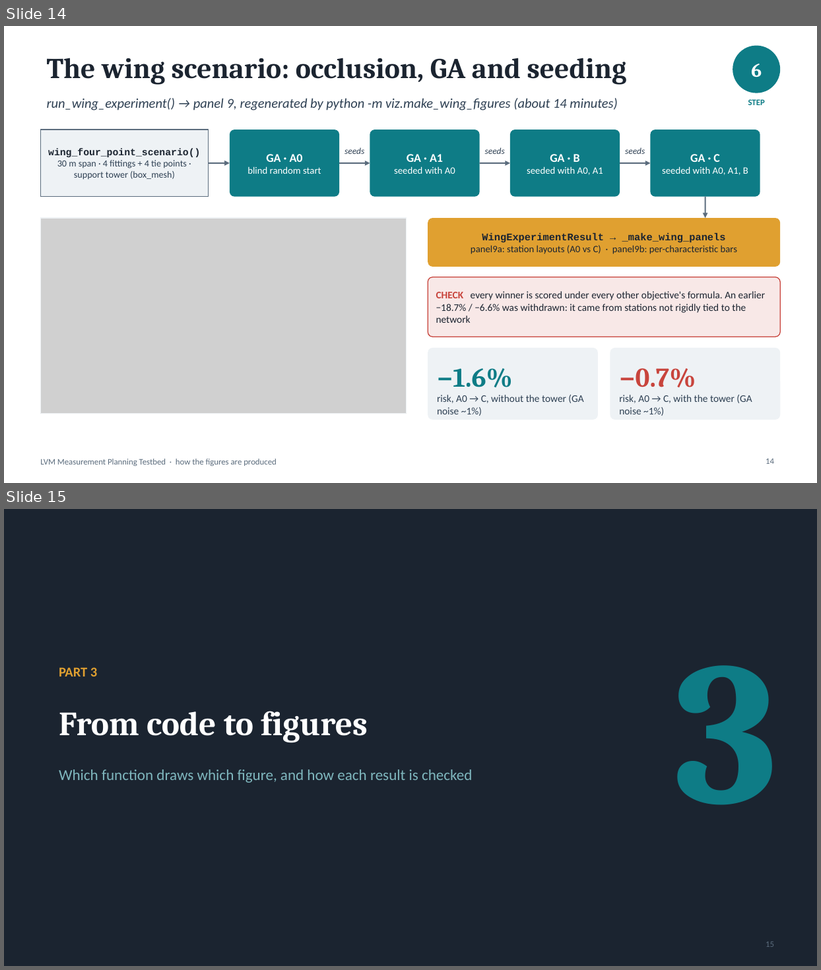
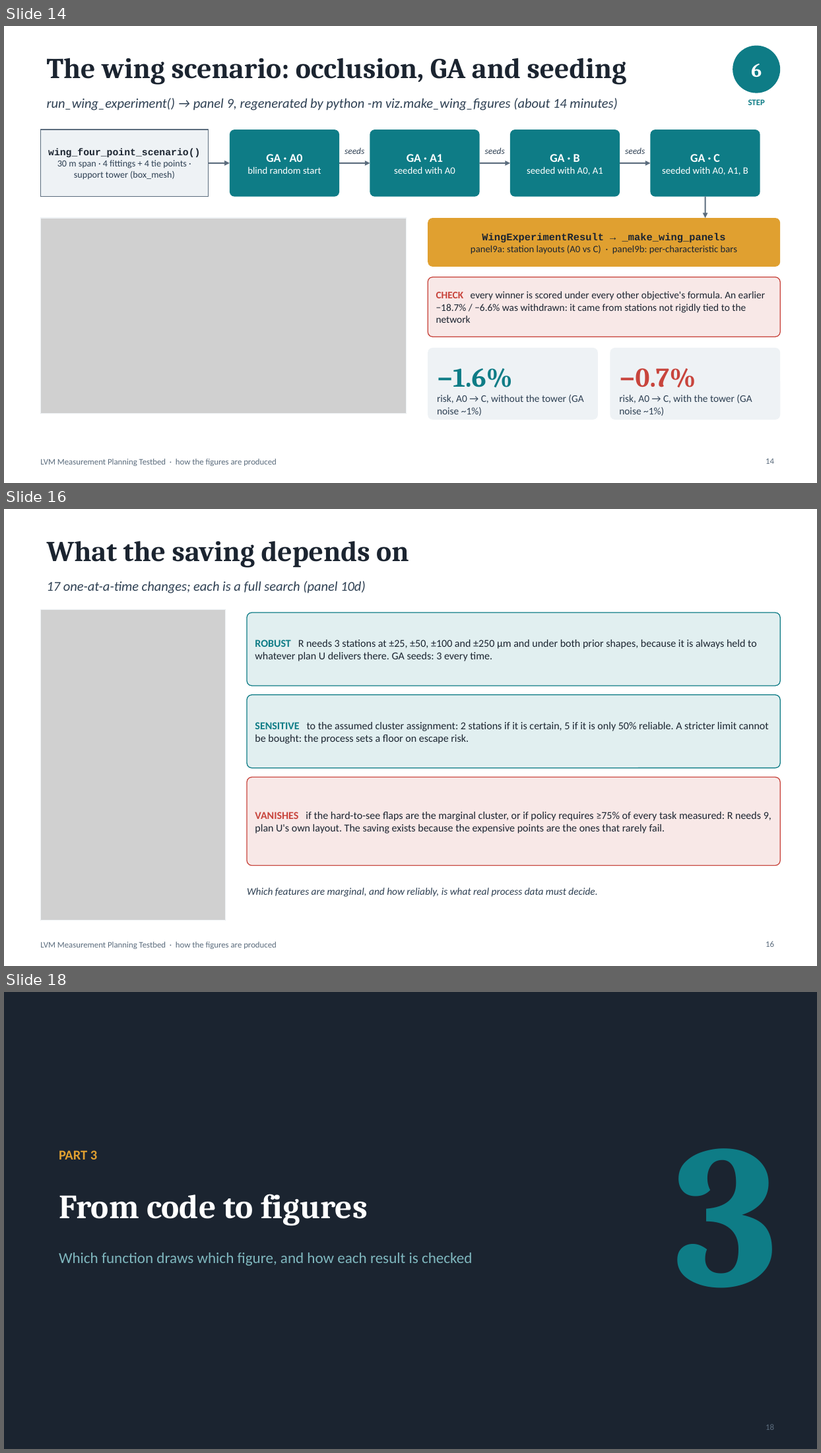
Before and after one commit to calumtierney/PhD-Testbed, a slide deck: docs/testbed_workflow.pptx. Shown one above the other, each under a label of ours: slides 14 and 15 before the commit, slides 14, 16 and 18 after it; the slides between them are not shown. The pictures are 821x970 and 821x1453 pixels, drawn with LibreOffice and Linux fonts; fonts in the diff are those of the drawing; grey boxes stand for pictures. Boxes give left, top, right and bottom in pixels: in the first picture for what was removed or moved away, otherwise in the second. Text is boxed around its words. In the diff, an @@ line names an element or a change of style, - is before the commit and + after.

```diff
--- a/docs/testbed_workflow.pptx
+++ b/docs/testbed_workflow.pptx
@@ slide 16 added at bbox=[4, 509, 817, 966], background #FFFFFF; not listed: 1 template element that a slide beside it also shows @@
@@ title added at bbox=[47, 541, 409, 568], 34 pt, text #1B2430, bold @@
+What the saving depends on
@@ text added at bbox=[47, 581, 366, 593], 16 pt, text #2E4053, italic @@
+17 one-at-a-time changes; each is a full search (panel 10d)
@@ picture added at bbox=[40, 609, 225, 921] @@
@@ rectangle added at bbox=[40, 609, 225, 921], outline #EEF2F5 1 pt @@
@@ rounded rectangle added at bbox=[247, 613, 781, 686], fill #0E7C86 at 12% opacity, outline #0E7C86 1 pt, 12.5 pt, text #1B2430 @@
+ROBUST R needs 3 stations at ±25, ±50, ±100 and ±250 µm and under both prior shapes, because it is always held to whatever plan U delivers there. GA seeds: 3 every time.
@@ rounded rectangle added at bbox=[247, 695, 781, 768], fill #0E7C86 at 12% opacity, outline #0E7C86 1 pt, 12.5 pt, text #1B2430 @@
+SENSITIVE to the assumed cluster assignment: 2 stations if it is certain, 5 if it is only 50% reliable. A stricter limit cannot be bought: the process sets a floor on escape risk.
@@ rounded rectangle added at bbox=[247, 778, 781, 866], fill #C8443C at 12% opacity, outline #C8443C 1 pt, 12.5 pt, text #1B2430 @@
+VANISHES if the hard-to-see flaps are the marginal cluster, or if policy requires ≥75% of every task measured: R needs 9, plan U's own layout. The saving exists because the expensive points are the ones that rarely fail.
@@ text added at bbox=[247, 888, 597, 897], 12 pt, text #2E4053, italic @@
+Which features are marginal, and how reliably, is what real process data must decide.
@@ page number added at bbox=[766, 941, 774, 947], 10 pt, text #5B6C7D @@
+16
@@ what was slide 15 is now slide 18 @@
```
Also in this commit, not shown: 3 slides changed, 2 other slides added, 10 other files.
